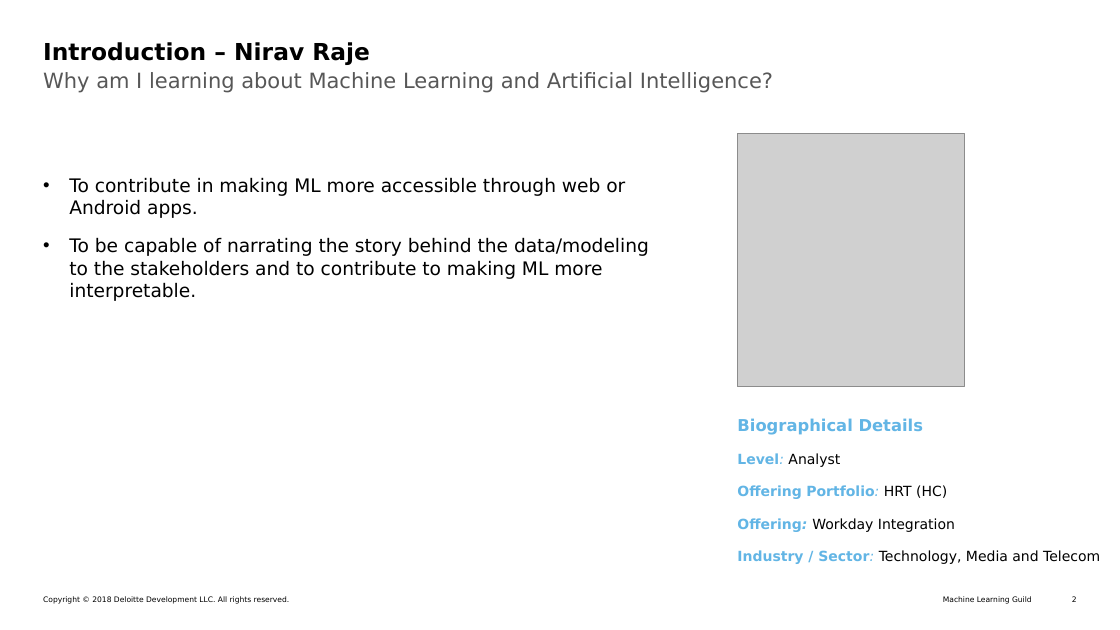
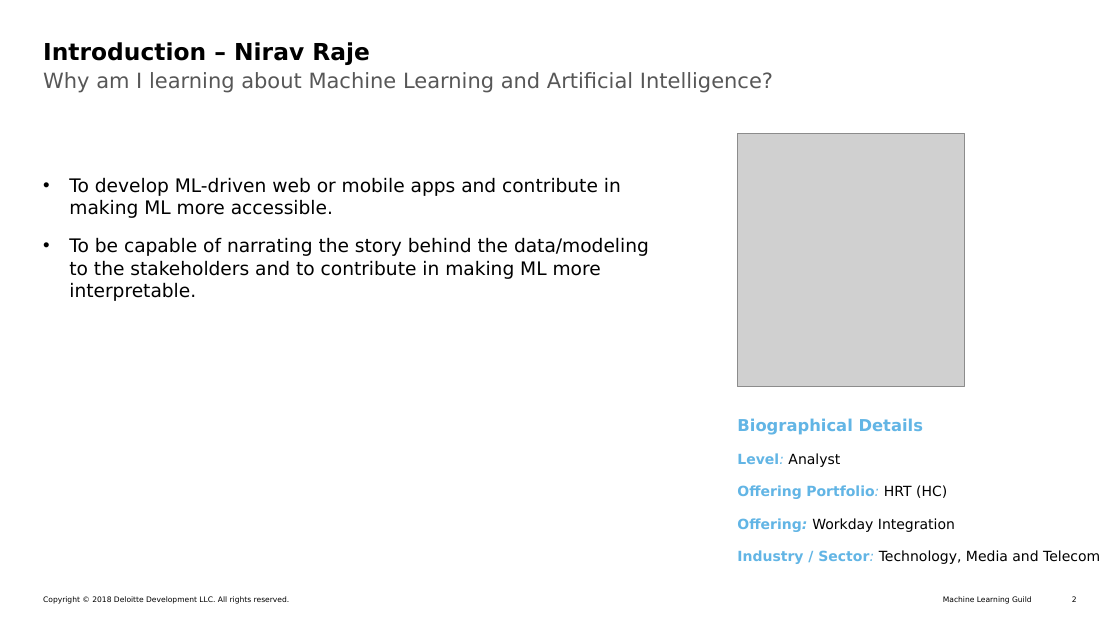
Before and after one commit to niravraje/Web-QnA, a slide deck: slide 2 of PPT/MLG Capstone Presentation - Final v4.pptx. Drawn at 1120x630 pixels with LibreOffice and Linux fonts; fonts in the diff are those of the drawing; grey boxes stand for pictures. Boxes give left, top, right and bottom in pixels: in the first picture for what was removed or moved away, otherwise in the second. Text is boxed around its words. In the diff, an @@ line names an element or a change of style, - is before the commit and + after.

```diff
--- a/PPT/MLG Capstone Presentation - Final v4.pptx
+++ b/PPT/MLG Capstone Presentation - Final v4.pptx
@@ text at (69, 177, 649, 301): text changed @@
-• To contribute in making ML more accessible through web or Android apps.
-• To be capable of narrating the story behind the data/modeling to the stakeholders and to contribute to making ML more interpretable.
+• To develop ML-driven web or mobile apps and contribute in making ML more accessible.
+• To be capable of narrating the story behind the data/modeling to the stakeholders and to contribute in making ML more interpretable.
```
Also in this commit, not shown: 3 other slides changed, 2 other files.
